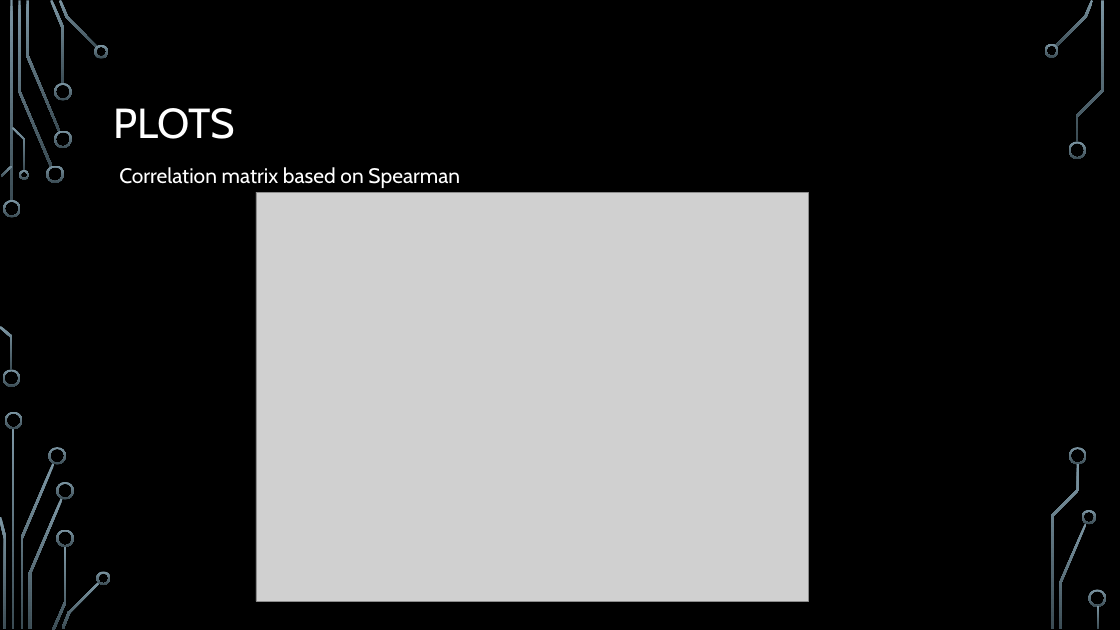
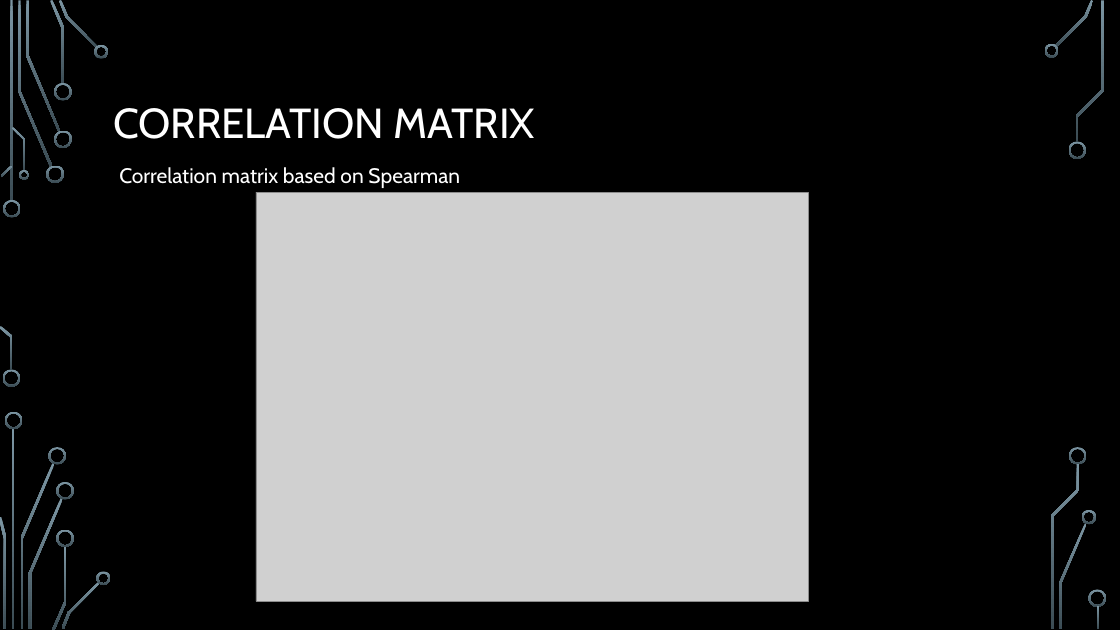
Before and after one commit to bugraefendi/ML-Grades, a slide deck: slide 5 of UpdateMachine Learning I Short Project.pptx (slide 4 before the commit). Drawn at 1120x630 pixels with LibreOffice and Linux fonts; fonts in the diff are those of the drawing; grey boxes stand for pictures; background and template pictures are left out. Boxes give left, top, right and bottom in pixels: in the first picture for what was removed or moved away, otherwise in the second. Text is boxed around its words. In the diff, an @@ line names an element or a change of style, - is before the commit and + after.

```diff
--- a/UpdateMachine Learning I Short Project.pptx
+++ b/UpdateMachine Learning I Short Project.pptx
@@ title at [113, 108, 535, 139]: text changed @@
-PLOTS
+CORRELATION MATRIX
```
Also in this commit, not shown: 8 other slides changed, 6 slides added, 5 slides removed, 1 other file.
